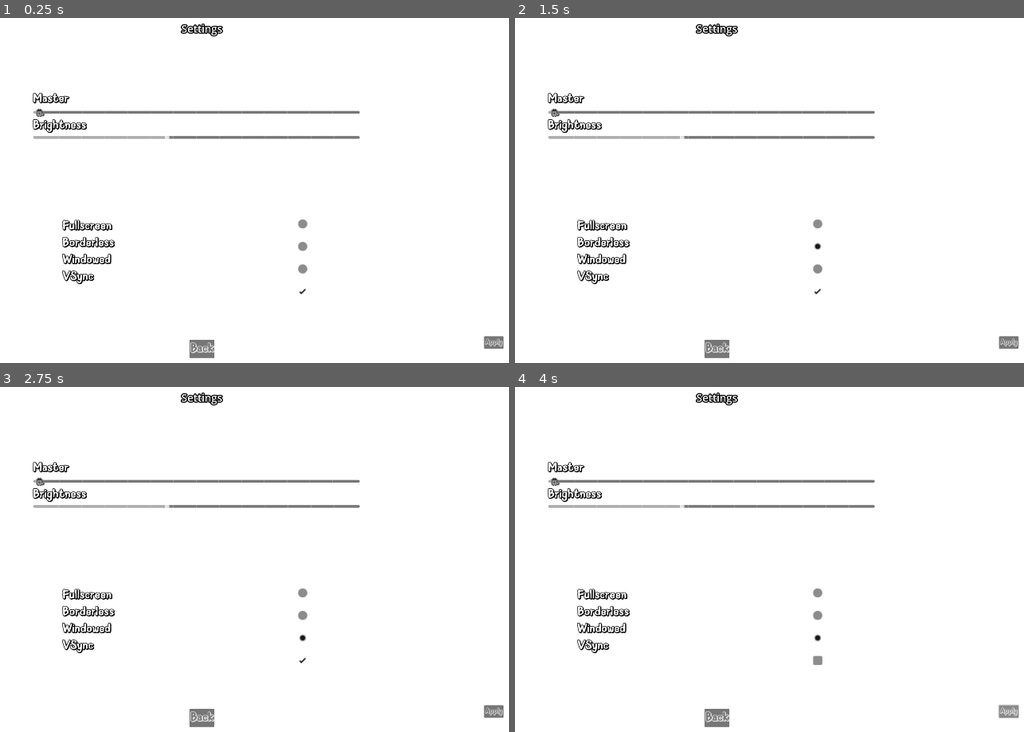
Above: before the commit, frames 1-4 (two rows, left to right).
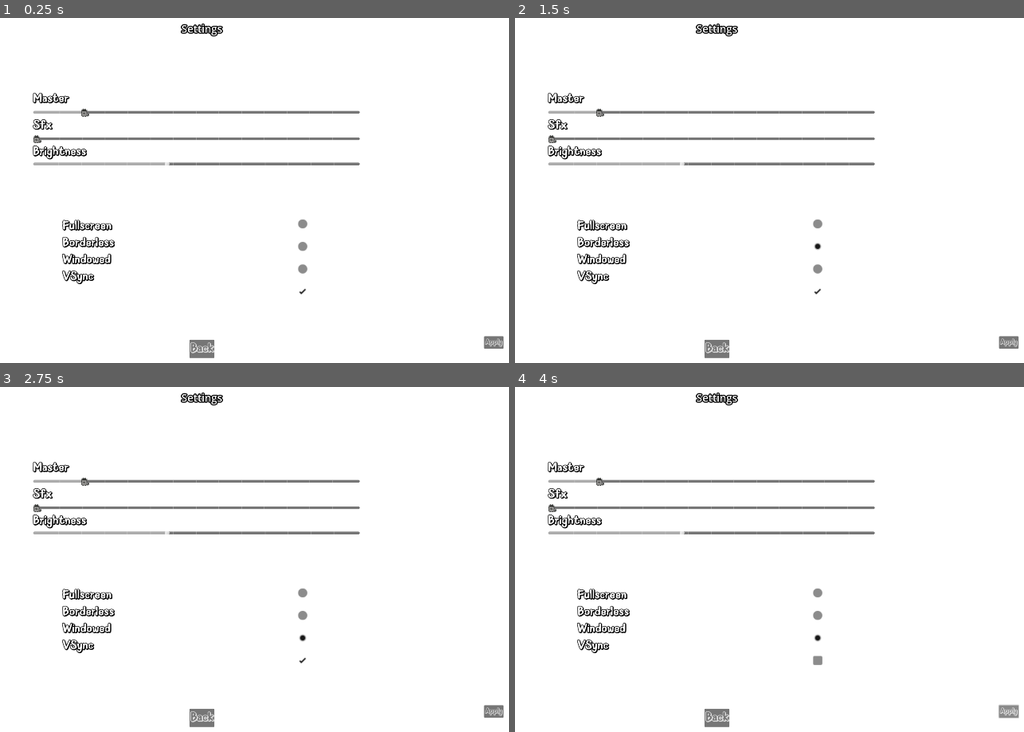
Above: after the commit, the same moments.

Repository: Wpan0n/_HiddenPaws_
Game: Godot game, scene res://scences/options_menu.tscn
The game is run twice, just before and just after one commit, with the same random seed, the same clock (stepped at 60 frames per second) and the same inputs. This scene is started directly instead of the project's main scene. The engine's default icon, where the game draws it, is replaced by a stand-in: a white triangle on a blue panel in a dark square.
Inputs (mouse positions are in pixels of both pictures, inside the frame that each line leads up to):
- Up to frame 1 (0.25 s): no input
- Up to frame 2 (1.5 s): click "Apply" at 0.5 s; click (815, 245) at 1.25 s
- Up to frame 3 (2.75 s): click (300, 638) at 2 s
- Up to frame 4 (4 s): click (815, 659) at 2.75 s; click "Apply" at 3.5 s

The runs differ from the first frame. In frame 1, 1.8% of the frame differs, in the area x 6-71%, y 26-43%; in frame 2, 1.8%; in frame 3, 1.8%; in frame 4, 1.8%.

Commit message:
audio testing

Diff:
--- a/Scripts/MainGame.gd
+++ b/Scripts/MainGame.gd
@@ -5,7 +5,7 @@
 	pass # Replace with function body if needed.
 
 # Called every frame. 'delta' is the elapsed time since the previous frame.
-func _process(delta: float) -> void:
+func _process(_delta: float) -> void:
 	# Check if the "Escape" key is just pressed
 	if Input.is_action_just_pressed("Escape"):
 		# Change the scene to the main menu
--- a/default_bus_layout.tres
+++ b/default_bus_layout.tres
@@ -1,9 +1,15 @@
 [gd_resource type="AudioBusLayout" format=3 uid="uid://l5jpp033lcv8"]
 
 [resource]
-bus/1/name = &"Sfx"
+bus/1/name = &"Music"
 bus/1/solo = false
 bus/1/mute = false
 bus/1/bypass_fx = false
 bus/1/volume_db = 0.0
 bus/1/send = &"Master"
+bus/2/name = &"Sfx"
+bus/2/solo = false
+bus/2/mute = false
+bus/2/bypass_fx = false
+bus/2/volume_db = 0.0
+bus/2/send = &"Master"
--- a/global/audio_player.tscn
+++ b/global/audio_player.tscn
@@ -4,5 +4,5 @@
 
 [node name="AudioPlayer" type="AudioStreamPlayer"]
 stream = ExtResource("1_tpw0x")
-volume_db = -50.0
+volume_db = -48.0
 autoplay = true
--- a/scences/MainGame.tscn
+++ b/scences/MainGame.tscn
@@ -29,4 +29,4 @@
 
 [node name="AudioStreamPlayer" type="AudioStreamPlayer" parent="."]
 stream = ExtResource("6_pm1xx")
-volume_db = -5.0
+volume_db = -30.0
--- a/scences/options_menu.tscn
+++ b/scences/options_menu.tscn
@@ -1,10 +1,8 @@
-[gd_scene load_steps=9 format=3 uid="uid://3vsfi5k0puw0"]
+[gd_scene load_steps=7 format=3 uid="uid://3vsfi5k0puw0"]
 
 [ext_resource type="FontFile" uid="uid://c2ep0aaegexyu" path="res://assets/fonts/Nabana-ShadowBold - DEMO.ttf" id="1_3yxio"]
 [ext_resource type="Script" path="res://Scripts/options_menu.gd" id="1_s0d8h"]
 [ext_resource type="Texture2D" uid="uid://d1aslvpnqdwtf" path="res://assets/image-256x254-removebg-preview (1) (3).png" id="3_kumj3"]
-[ext_resource type="Script" path="res://Scripts/AudioOptions.gd" id="3_ssu5k"]
-[ext_resource type="Script" path="res://Scences/BrightnessSlider.gd" id="5_c25o4"]
 [ext_resource type="Theme" uid="uid://bbvq4quc60gam" path="res://assets/themes/Default_Theme.tres" id="5_ugnno"]
 [ext_resource type="ButtonGroup" uid="uid://d2rqon4ux2cd7" path="res://button_group_video.tres" id="7_twvdu"]
 
@@ -60,7 +58,6 @@
 anchor_bottom = 1.0
 grow_horizontal = 2
 grow_vertical = 2
-script = ExtResource("3_ssu5k")
 
 [node name="VBoxContainer" type="VBoxContainer" parent="AudioOptions"]
 layout_mode = 1
@@ -87,10 +84,10 @@
 theme_override_icons/grabber = ExtResource("3_kumj3")
 theme_override_icons/grabber_highlight = ExtResource("3_kumj3")
 theme_override_icons/grabber_disabled = ExtResource("3_kumj3")
+value = 15.0
 tick_count = 15
 
 [node name="SfxLabel" type="Label" parent="AudioOptions/VBoxContainer"]
-visible = false
 layout_mode = 2
 theme_override_colors/font_color = Color(0, 0, 0, 1)
 theme_override_fonts/font = ExtResource("1_3yxio")
@@ -98,7 +95,6 @@
 text = "Sfx"
 
 [node name="SfxSlider" type="HSlider" parent="AudioOptions/VBoxContainer"]
-visible = false
 layout_mode = 2
 theme_override_icons/grabber = ExtResource("3_kumj3")
 theme_override_icons/grabber_highlight = ExtResource("3_kumj3")
@@ -122,7 +118,6 @@
 step = 0.01
 value = 0.5
 tick_count = 15
-script = ExtResource("5_c25o4")
 
 [node name="Apply" type="Button" parent="AudioOptions"]
 layout_mode = 1
